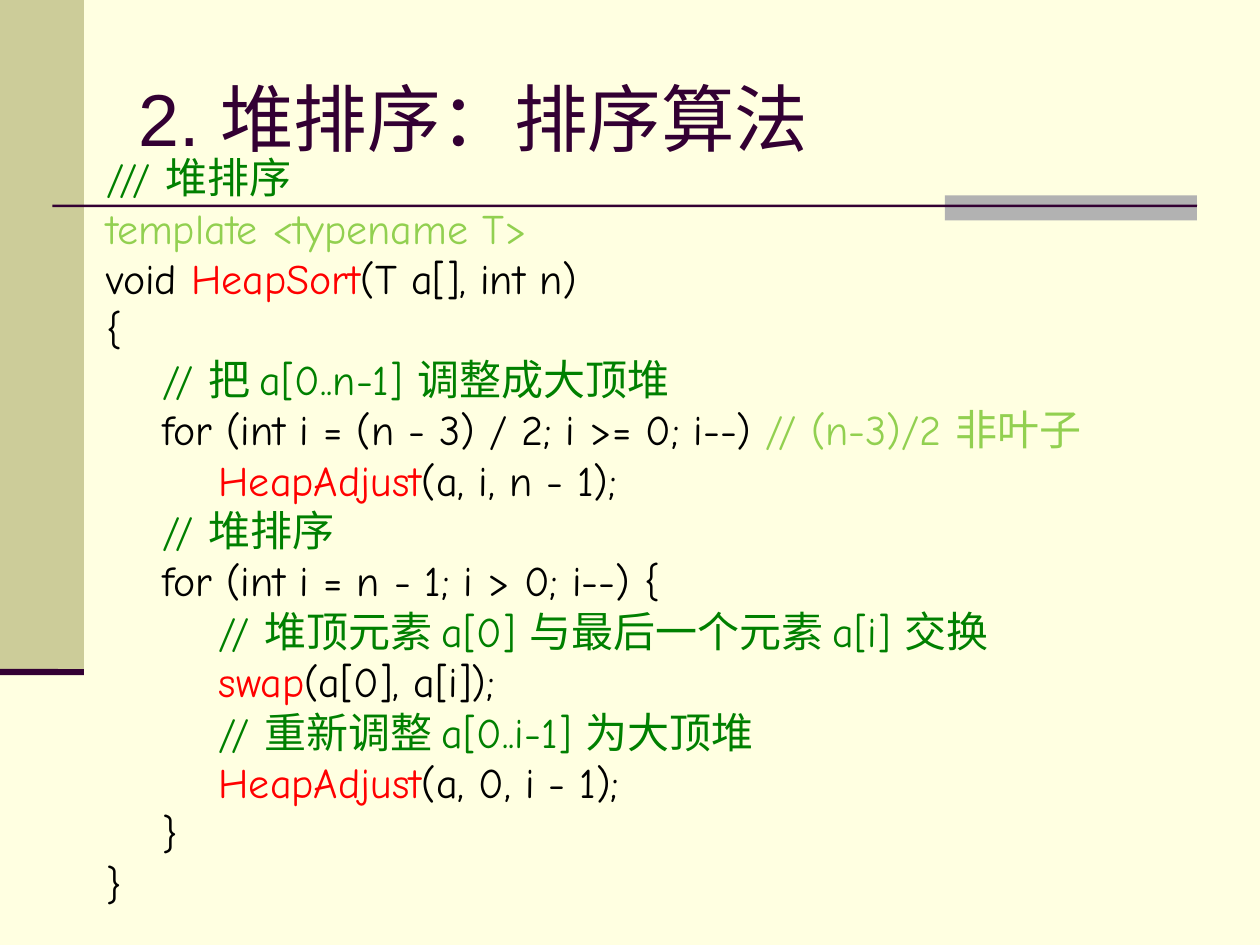
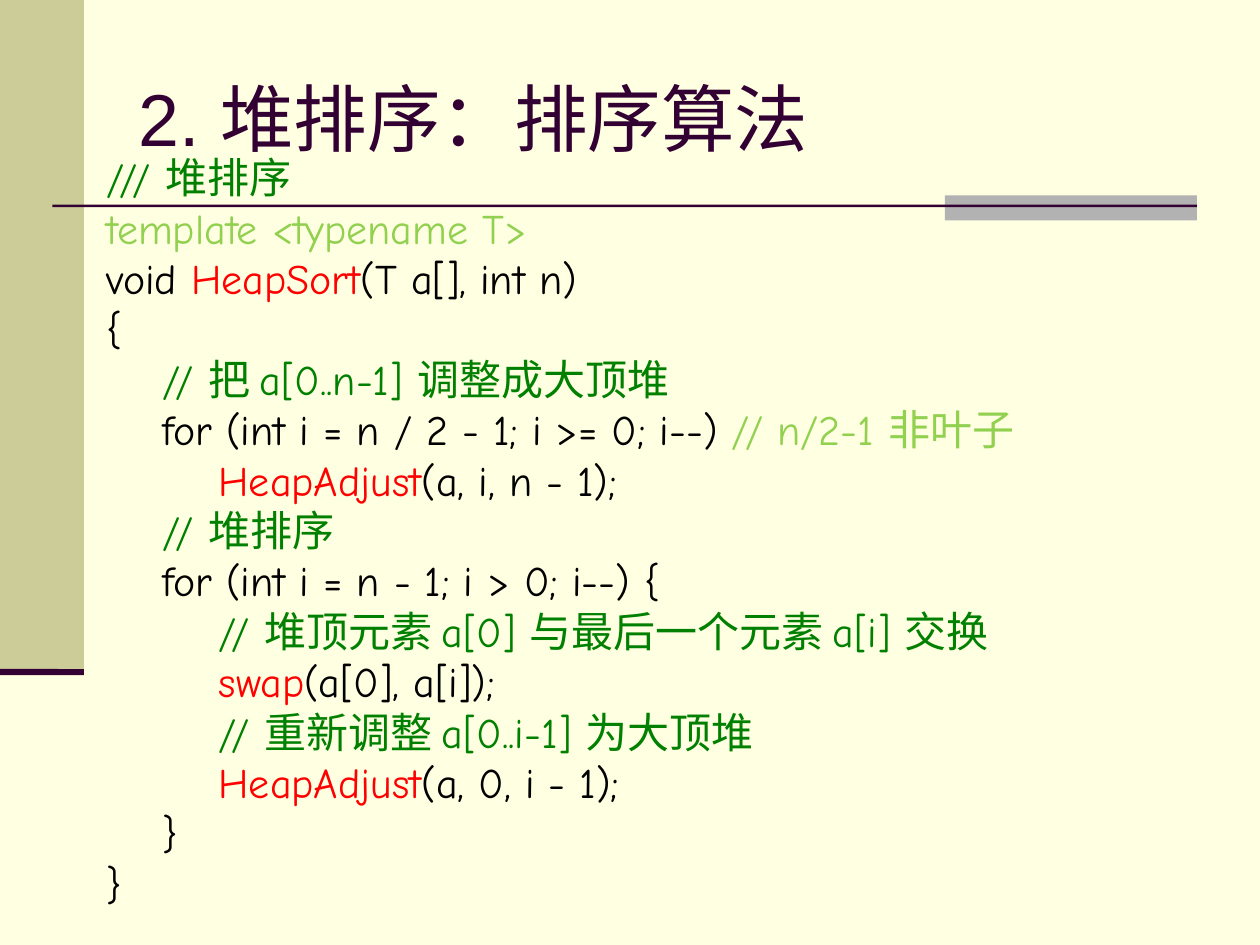
Before and after one commit to hueryan/beginnings-of-data-structure, a slide deck: slide 16 of ds-cpp/slides/PPT/ds10.4.ppt (slide 14 before the commit). Drawn at 1260x945 pixels with LibreOffice and Linux fonts; fonts in the diff are those of the drawing. Boxes give left, top, right and bottom in pixels: in the first picture for what was removed or moved away, otherwise in the second. Text is boxed around its words. In the diff, an @@ line names an element or a change of style, - is before the commit and + after.

```diff
--- a/ds-cpp/slides/PPT/ds10.4.ppt
+++ b/ds-cpp/slides/PPT/ds10.4.ppt
@@ text at (162,410,1014,450): text changed @@
-for (int i = (n - 3) / 2; i >= 0; i--) // (n-3)/2 非叶子
+for (int i = n / 2 - 1; i >= 0; i--) // n/2-1 非叶子
```
Also in this commit, not shown: 6 other slides changed, 2 slides added, 3 other files.
